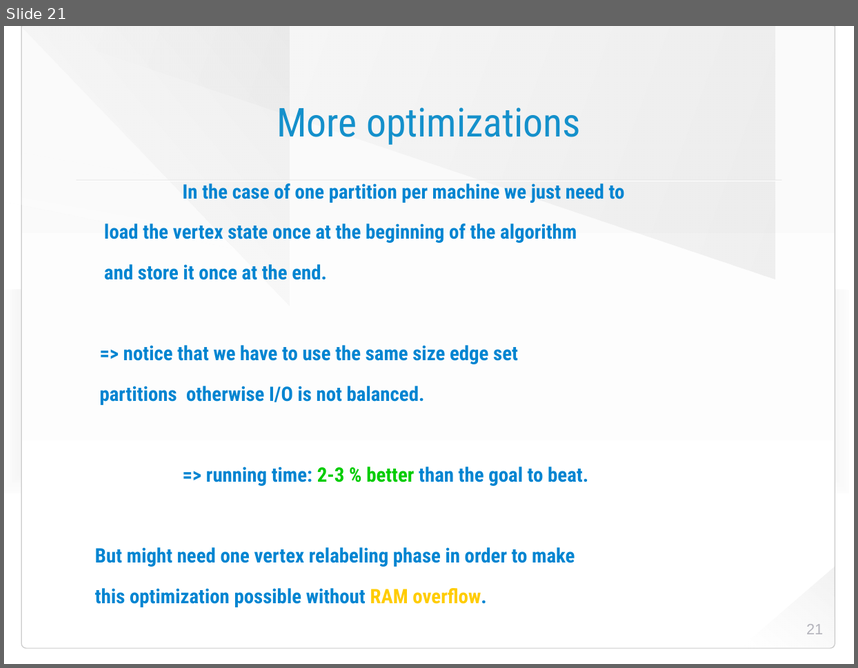
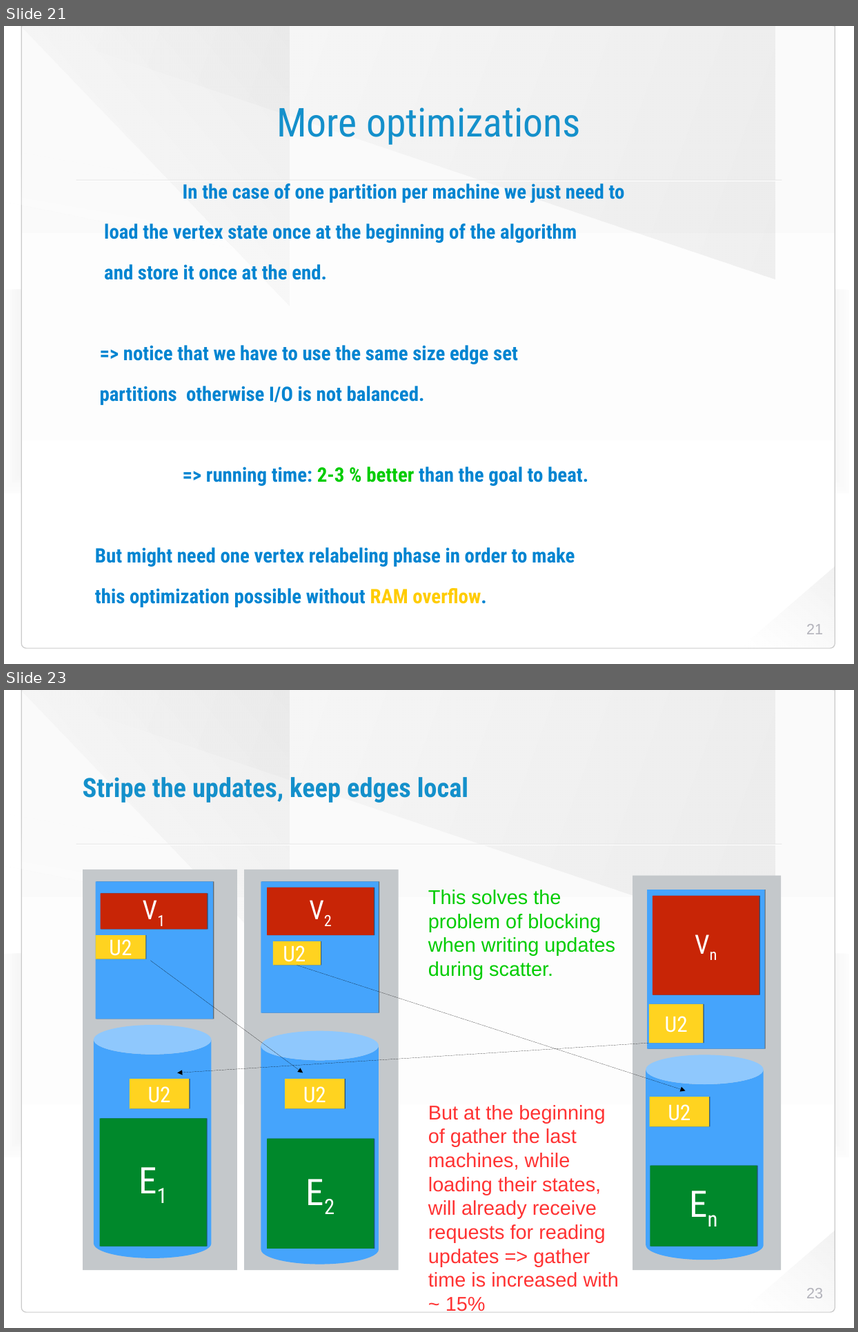
Before and after one commit to HaprianVlad/chaos, a slide deck: presentation.odp. Shown one above the other, each under a label of ours: slide 21 before the commit, slides 21 and 23 after it; the slides between them are not shown. The pictures are 858x668 and 858x1332 pixels, drawn with LibreOffice and Linux fonts; fonts in the diff are those of the drawing; background and template pictures are left out. Boxes give left, top, right and bottom in pixels: in the first picture for what was removed or moved away, otherwise in the second. Text is boxed around its words. In the diff, an @@ line names an element or a change of style, - is before the commit and + after.

```diff
--- a/presentation.odp
+++ b/presentation.odp
@@ slide 23 added at (4,690,854,1328), background picture (left out); not listed: 8 template elements that a slide beside it also shows @@
@@ title added at (83,777,468,802), 32 pt, text #1490CB, bold @@
+Stripe the updates, keep edges local
@@ rectangle added at (83,869,237,1270), fill #C4C8CB @@
@@ rectangle added at (244,869,399,1270), fill #C4C8CB @@
@@ rectangle added at (633,876,781,1270), fill #C4C8CB @@
@@ rectangle added at (96,881,213,1019), fill #45A4FC @@
@@ rectangle added at (100,894,208,929), fill #C82506, 32 pt, text #FFFFFF @@
+V1
@@ rectangle added at (261,881,379,1013), fill #45A4FC @@
@@ rectangle added at (267,887,374,935), fill #C82506, 32 pt, text #FFFFFF @@
+V2
@@ text added at (428,889,619,1287), 24 pt, text #FF3333 @@
+This solves the problem of blocking when writing updates during scatter.
+But at the beginning of gather the last machines, while loading their states, will already receive requests for reading updates => gather time is increased with ~ 15%
@@ rectangle added at (647,889,765,1049), fill #45A4FC @@
@@ rectangle added at (653,896,760,995), fill #C82506, 32 pt, text #FFFFFF @@
+Vn
@@ rectangle added at (96,935,145,959), fill #FFD320, 26 pt, text #FFFFFF @@
+U2
@@ rectangle added at (273,941,321,965), fill #FFD320, 26 pt, text #FFFFFF @@
+U2
@@ arrow added from (150, 960) to (303, 1072), #000000 0 pt @@
@@ arrow added from (297, 965) to (686, 1090), #000000 0 pt @@
@@ rectangle added at (649,1004,704,1043), fill #FFD320, 26 pt, text #FFFFFF @@
+U2
@@ cylinder added at (94,1025,212,1258), fill #45A4FC @@
@@ cylinder added at (261,1031,379,1264), fill #45A4FC @@
@@ arrow added from (649, 1043) to (177, 1072), #000000 0 pt @@
@@ cylinder added at (646,1054,764,1260), fill #45A4FC @@
@@ rectangle added at (130,1078,190,1108), fill #FFD320, 26 pt, text #FFFFFF @@
+U2
@@ rectangle added at (285,1078,345,1108), fill #FFD320, 26 pt, text #FFFFFF @@
+U2
@@ rectangle added at (650,1096,709,1126), fill #FFD320, 26 pt, text #FFFFFF @@
+U2
@@ rectangle added at (100,1118,207,1246), fill #00882B, 44 pt, text #FFFFFF @@
+E1
@@ rectangle added at (267,1138,374,1248), fill #00882B, 44 pt, text #FFFFFF @@
+E2
@@ rectangle added at (651,1165,757,1246), fill #00882B, 44 pt, text #FFFFFF @@
+En
@@ page number added at (806,1288,823,1298), 18 pt, text #B3B3BB @@
+23
```
Also in this commit, not shown: 3 slides changed, 1 other slide added, 1 other file.
